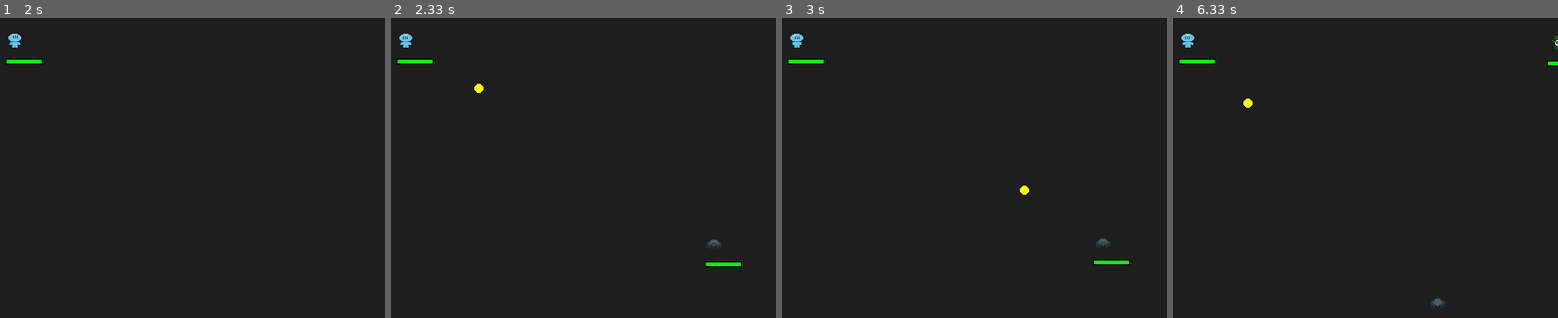
Above: before the commit, frames 1-4 (left to right).
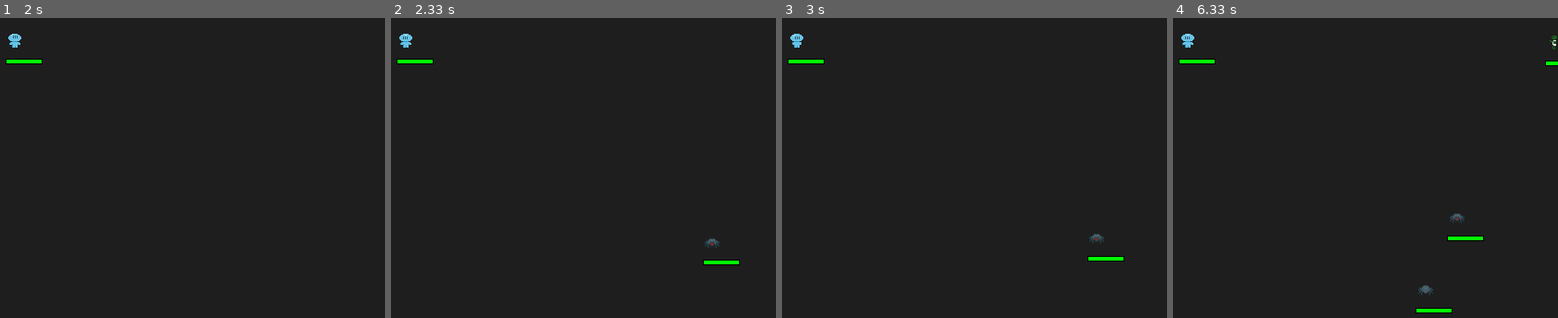
Above: after the commit, the same moments.

Repository: NullBrainReference/dv_pygame_vamplike
Game: pygame game, started from main.py
The game is run twice, just before and just after one commit, with the same random seed, the same clock (stepped at 60 frames per second) and the same inputs.
Inputs:
- Up to frame 1 (2 s): no input
- Up to frame 2 (2.33 s): no input
- Up to frame 3 (3 s): no input
- Up to frame 4 (6.33 s): no input

Frame 1 is identical in both runs. In frame 2, 0.3% of the frame differs, in the area x 21-92%, y 21-84%; in frame 3, 0.5%; in frame 4, 0.7%, in the area x 18-100%, y 5-99%.

Commit message:
no self shooting

Diff:
--- a/GameManagement/GameManager.py
+++ b/GameManagement/GameManager.py
@@ -37,14 +37,14 @@
             # Рандомно создаём Spider или Zombie
             if random.random() < 0.5:
                 # Spider с луком
-                weapon     = Bow(range=250, rate=1.2, damage=6)
+                weapon     = Bow(range=300, rate=1.2, damage=6)
                 enemy_type = "Spider"
             else:
                 # Zombie с мечом
-                weapon     = Sword(range=20, rate=1.5, damage=8)
+                weapon     = Sword(range=20, rate=1.5, damage=12)
                 enemy_type = "Zombie"
 
-            self.field.enemies.append(Enemy(pos, weapon, enemy_type))
+            self.field.enemies.append(Enemy(pos, weapon, enemy_type, 12))
 
         # Обновление игрока
         self.field.player.update(dt)
@@ -66,10 +66,17 @@
 
         # Проверка попаданий
         for p in self.field.projectiles:
-            for en in self.field.enemies:
-                if (p.pos - en.pos).length() < 20:
-                    en.take_damage(p.damage)
-                    p.alive = False
+            if p.target == None:
+                p.alive = False
+
+            elif self.field.player == p.target and (p.pos - self.field.player.pos).length() < 20:
+                self.field.player.take_damage(p.damage)
+                p.alive = False
+            elif self.field.player != p.target:
+                for en in self.field.enemies:
+                    if (p.pos - en.pos).length() < 20:
+                        en.take_damage(p.damage)
+                        p.alive = False
 
         # In-place очистка списков
         for lst, attr in [
--- a/Weapon/Weapon.py
+++ b/Weapon/Weapon.py
@@ -25,13 +25,14 @@
 
 
 class Projectile:
-    def __init__(self, pos, direction, damage):
+    def __init__(self, pos, direction, damage, target):
         self.pos = pos
         self.direction = direction
         self.speed = 300
         self.damage = damage
         self.radius = 5
         self.alive = True
+        self.target = target
 
     def update(self, dt):
         self.pos += self.direction * self.speed * dt
@@ -43,13 +44,24 @@
 
 class Bow(Weapon):
     def on_attack(self, origin, targets):
-        if not self.can_attack() or not targets:
+        if not self.can_attack():
             return
         self.reset_timer()
-        target = min(targets, key=lambda t: (t.pos - origin).length())
+
+        # Отбираем только цели в пределах дальности
+        in_range = [
+            t for t in targets
+            if (t.pos - origin).length_squared() <= self.range * self.range
+        ]
+        if not in_range:
+            return
+
+        # Выбираем самую близкую из тех, что в пределах range
+        target = min(in_range, key=lambda t: (t.pos - origin).length_squared())
         direction = (target.pos - origin).normalize()
-        p = Projectile(origin.copy(), direction, self.damage)
-        bus.emit(SpawnProjectile(p))
+
+        projectile = Projectile(origin.copy(), direction, self.damage, target)
+        bus.emit(SpawnProjectile(projectile))
 
 
 
